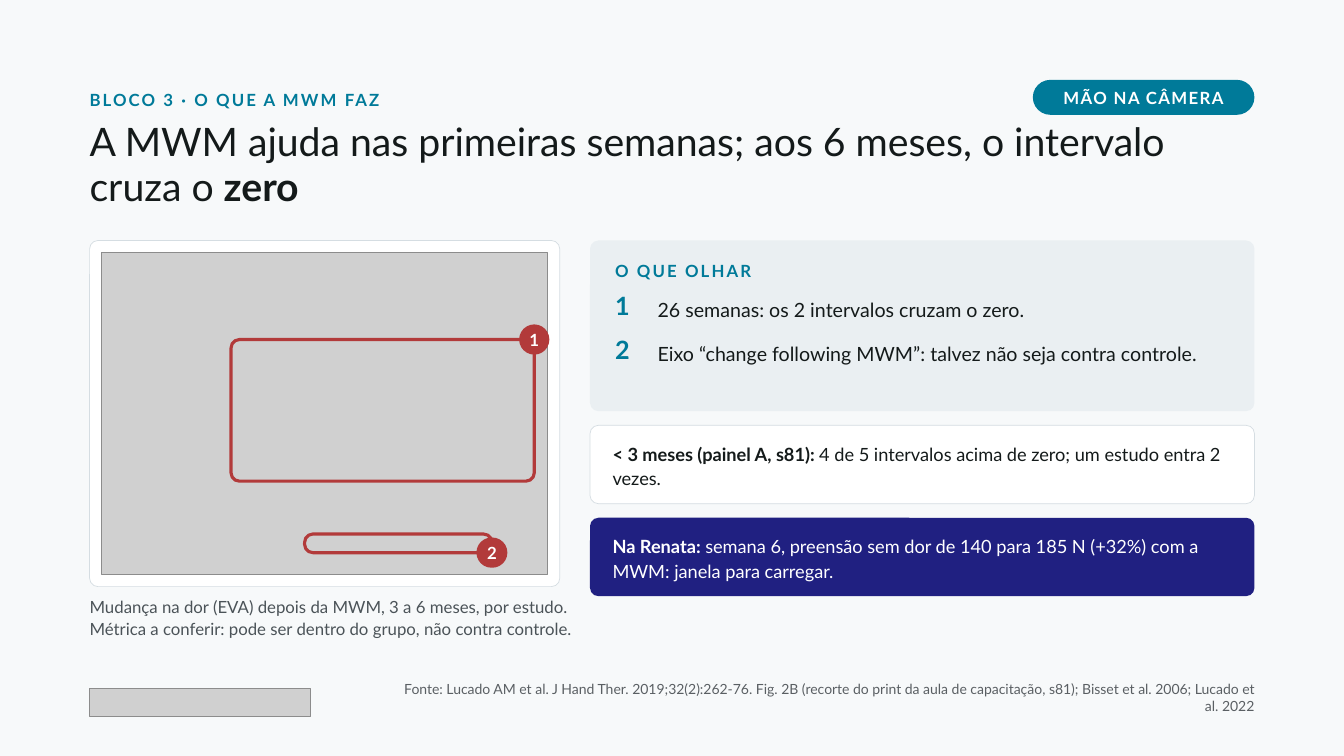
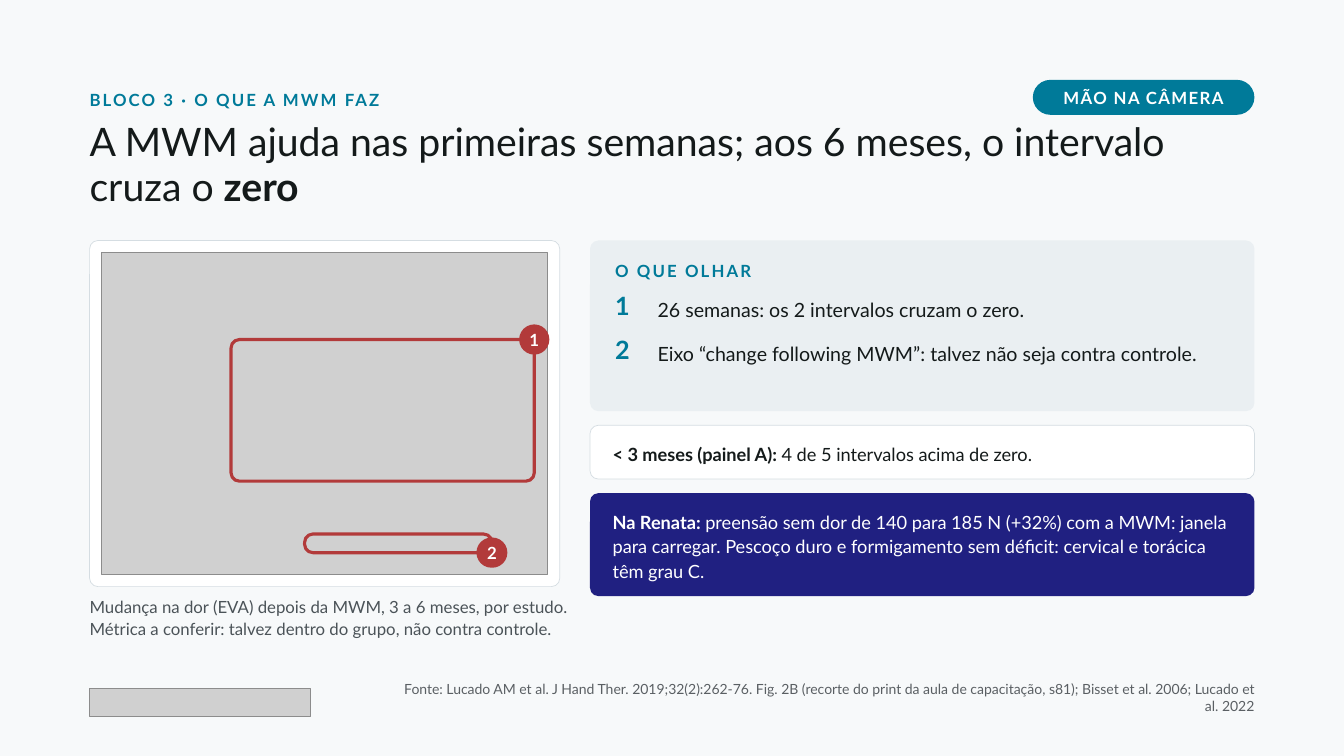
Before and after one commit to dossantosdanieel/illic, a slide deck: slide 16 of aulas/2026-11-cotovelo-lateral-2-reabilitacao/04_aula/cotovelo-lateral-2-reabilitacao.pptx. Drawn at 1344x756 pixels with LibreOffice and Linux fonts; fonts in the diff are those of the drawing; grey boxes stand for pictures. Boxes give left, top, right and bottom in pixels: in the first picture for what was removed or moved away, otherwise in the second. Text is boxed around its words. In the diff, an @@ line names an element or a change of style, - is before the commit and + after.

```diff
--- a/aulas/2026-11-cotovelo-lateral-2-reabilitacao/04_aula/cotovelo-lateral-2-reabilitacao.pptx
+++ b/aulas/2026-11-cotovelo-lateral-2-reabilitacao/04_aula/cotovelo-lateral-2-reabilitacao.pptx
@@ rounded rectangle "< 3 meses (painel A): ...": place and size @@
-rounded rectangle "< 3 meses (painel A): ..." at bbox=[590, 425, 1254, 504]
+rounded rectangle "< 3 meses (painel A): ..." at bbox=[590, 425, 1254, 479]
@@ rounded rectangle "< 3 meses (painel A): ..." at bbox=[590, 425, 1254, 479]: proportions changed @@
@@ text in rounded rectangle at bbox=[628, 447, 1032, 464]: text changed @@
-< 3 meses (painel A, s81): 4 de 5 intervalos acima de zero; um estudo entra 2 vezes.
+< 3 meses (painel A): 4 de 5 intervalos acima de zero.
@@ rounded rectangle "Na Renata: preensão sem dor ..." at bbox=[590, 493, 1254, 596]: proportions changed @@
@@ rounded rectangle "Na Renata: preensão sem dor ...": place and size @@
-rounded rectangle "Na Renata: preensão sem dor ..." at bbox=[590, 518, 1254, 597]
+rounded rectangle "Na Renata: preensão sem dor ..." at bbox=[590, 493, 1254, 596]
@@ text in rounded rectangle at bbox=[613, 515, 1226, 582]: text changed @@
-Na Renata: semana 6, preensão sem dor de 140 para 185 N (+32%) com a MWM: janela para carregar.
+Na Renata: preensão sem dor de 140 para 185 N (+32%) com a MWM: janela para carregar. Pescoço duro e formigamento sem déficit: cervical e torácica têm grau C.
@@ text at bbox=[90, 600, 567, 638]: text changed @@
-Mudança na dor (EVA) depois da MWM, 3 a 6 meses, por estudo. Métrica a conferir: pode ser dentro do grupo, não contra controle.
+Mudança na dor (EVA) depois da MWM, 3 a 6 meses, por estudo. Métrica a conferir: talvez dentro do grupo, não contra controle.
```
Also in this commit, not shown: 2 other slides changed, 4 other files.
